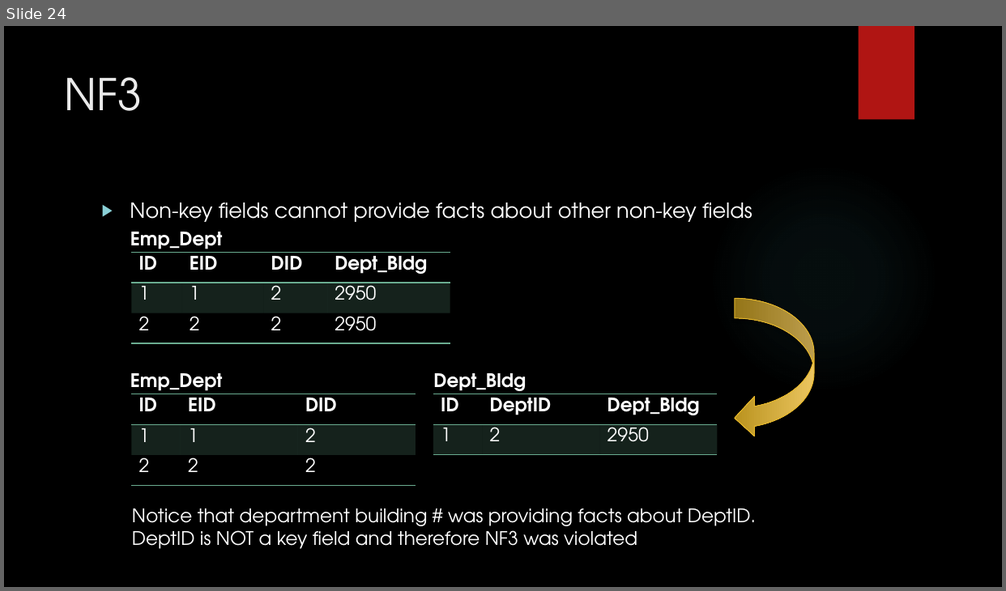
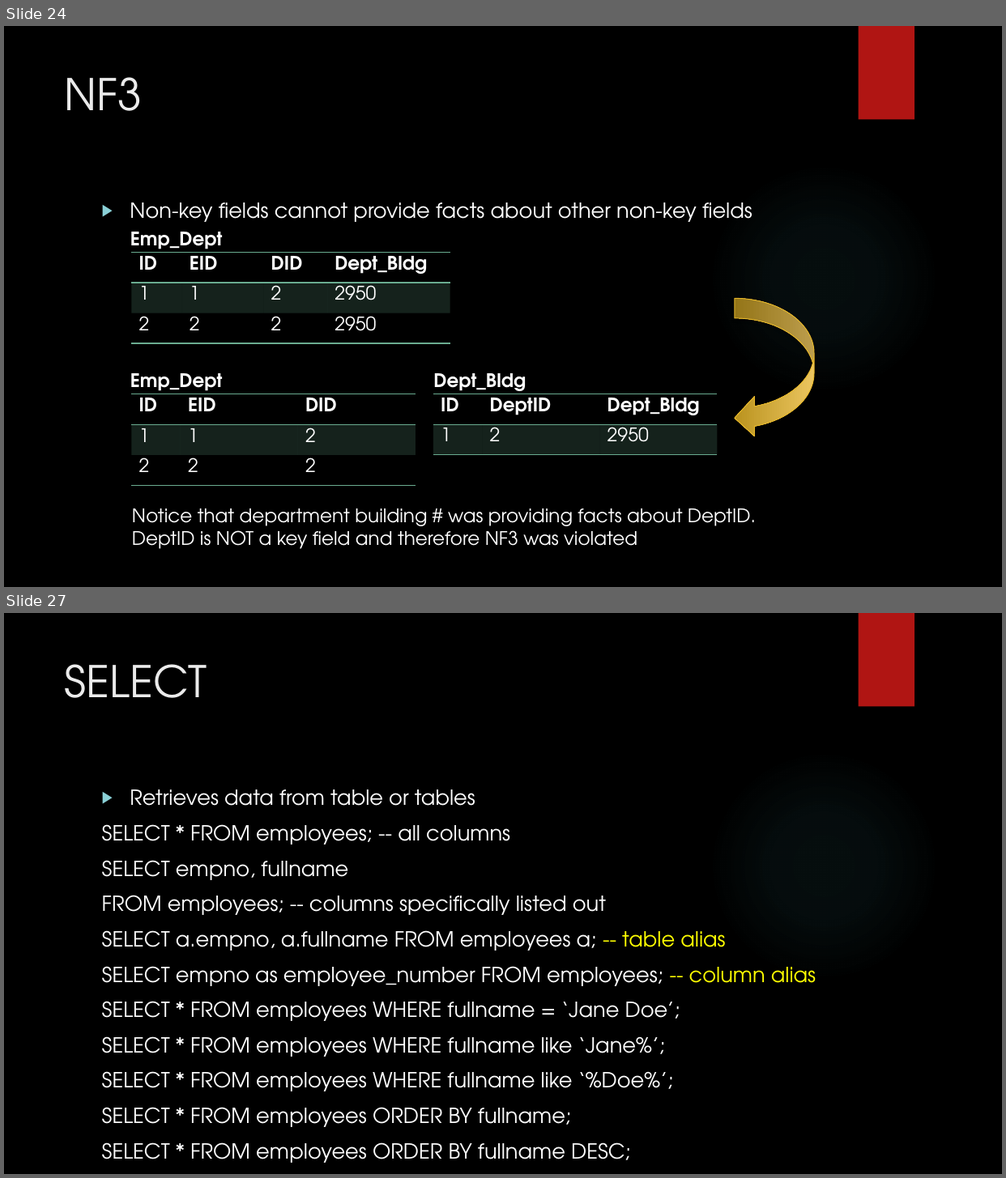
Before and after one commit to zedfoxus/database-bootcamp, a slide deck: Presentation/Database-Bootcamp-Presentation.pptx. Shown one above the other, each under a label of ours: slide 24 before the commit, slides 24 and 27 after it; the slides between them are not shown. The pictures are 1006x591 and 1006x1178 pixels, drawn with LibreOffice and Linux fonts; fonts in the diff are those of the drawing; background and template pictures are left out. Boxes give left, top, right and bottom in pixels: in the first picture for what was removed or moved away, otherwise in the second. Text is boxed around its words. In the diff, an @@ line names an element or a change of style, - is before the commit and + after.

```diff
--- a/Presentation/Database-Bootcamp-Presentation.pptx
+++ b/Presentation/Database-Bootcamp-Presentation.pptx
@@ slide 27 added at (4,613,1002,1174), background picture (left out); not listed: 2 template elements that a slide beside it also shows @@
@@ title added at (65,664,207,698), 42 pt, text #EBEBEB @@
+SELECT
@@ text added at (102,790,816,1163), 20 pt, text #FFFFFF @@
+▶ Retrieves data from table or tables
+SELECT * FROM employees; -- all columns
+SELECT empno, fullname
+FROM employees; -- columns specifically listed out
+SELECT a.empno, a.fullname FROM employees a; -- table alias
+SELECT empno as employee_number FROM employees; -- column alias
+SELECT * FROM employees WHERE fullname = ‘Jane Doe’;
+SELECT * FROM employees WHERE fullname like ‘Jane%’;
+SELECT * FROM employees WHERE fullname like ‘%Doe%’;
+SELECT * FROM employees ORDER BY fullname;
+SELECT * FROM employees ORDER BY fullname DESC;
```
Also in this commit, not shown: 8 other slides added.
